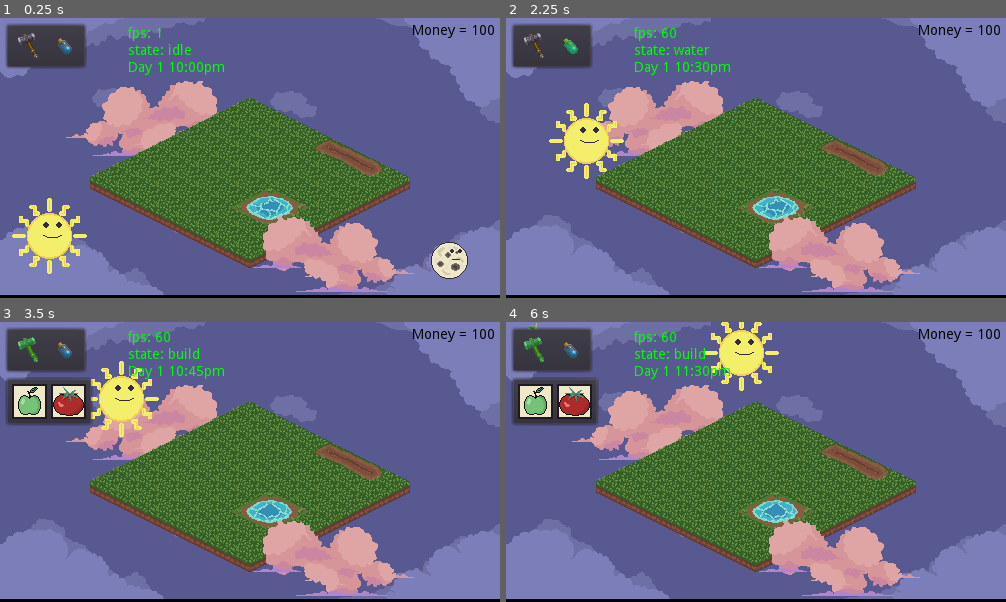
Above: before the commit, frames 1-4 (two rows, left to right).
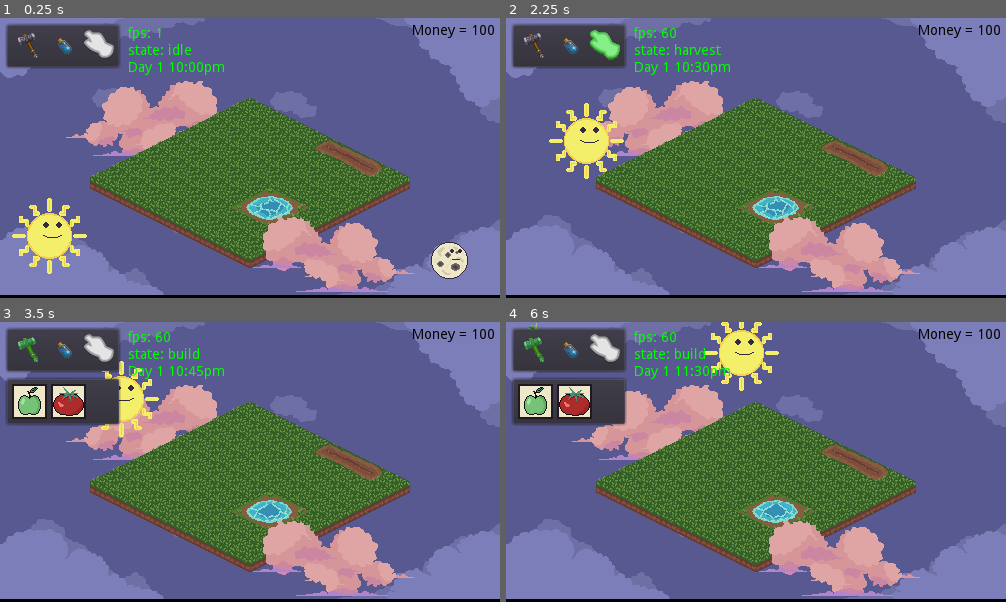
Above: after the commit, the same moments.

Repository: Valentino-02/New-Wild-Jam
Game: Godot game, scene res://src/levels/Test_Level.tscn
Two runs of this game, one before a commit and one after it. Both use one fixed random seed, a clock stepped at 60 frames per second and the inputs below.
Inputs (mouse positions are in pixels of both pictures, inside the frame that each line leads up to):
- Up to frame 1 (0.25 s): no input
- Up to frame 2 (2.25 s): click (536, 46) at 0.5 s; click (571, 46) at 1.25 s; click (606, 46) at 2.02 s
- Up to frame 3 (3.5 s): click (30, 350) at 2.75 s
- Up to frame 4 (6 s): click (576, 400) at 3.52 s; click (571, 350) at 4.25 s; click (606, 350) at 5.02 s; click (536, 350) at 5.75 s

The runs differ from the first frame. In frame 1, 1.1% of the frame differs, in the area x 16-24%, y 1-18%; in frame 2, 1.4%; in frame 3, 2.1%, in the area x 16-25%, y 1-38%; in frame 4, 2.1%.

Commit message:
Added harvest tool

Diff:
--- a/src/UI/ActionMenu.tscn
+++ b/src/UI/ActionMenu.tscn
@@ -6,6 +6,9 @@
 [ext_resource path="res://assets/sprites/UI/water_icon.png" type="Texture" id=4]
 [ext_resource path="res://assets/sprites/UI/build_icon_pressed.png" type="Texture" id=5]
 [ext_resource path="res://assets/sprites/UI/water_icon_pressed.png" type="Texture" id=6]
+[ext_resource path="res://src/UI/Info_Panel.tscn" type="PackedScene" id=7]
+[ext_resource path="res://assets/sprites/UI/harvest_icon.png" type="Texture" id=8]
+[ext_resource path="res://assets/sprites/UI/harvest_icon_pressed.png" type="Texture" id=9]
 
 [node name="ActionMenu" type="Control"]
 anchor_right = 1.0
@@ -23,14 +26,14 @@
 margin_bottom = 51.0
 
 [node name="PanelContainer" type="PanelContainer" parent="VBoxContainer"]
-margin_right = 82.0
+margin_right = 116.0
 margin_bottom = 46.0
 size_flags_horizontal = 0
 
 [node name="HBoxContainer" type="HBoxContainer" parent="VBoxContainer/PanelContainer"]
 margin_left = 7.0
 margin_top = 7.0
-margin_right = 75.0
+margin_right = 109.0
 margin_bottom = 39.0
 
 [node name="BuildButton" type="TextureButton" parent="VBoxContainer/PanelContainer/HBoxContainer"]
@@ -50,6 +53,18 @@
 texture_normal = ExtResource( 4 )
 texture_pressed = ExtResource( 6 )
 
+[node name="HarvestButton" type="TextureButton" parent="VBoxContainer/PanelContainer/HBoxContainer"]
+margin_left = 72.0
+margin_right = 102.0
+margin_bottom = 32.0
+toggle_mode = true
+action_mode = 0
+texture_normal = ExtResource( 8 )
+texture_pressed = ExtResource( 9 )
+__meta__ = {
+"_edit_use_anchors_": false
+}
+
 [node name="BuildList" parent="VBoxContainer" instance=ExtResource( 2 )]
 visible = false
 anchor_right = 0.0
@@ -58,5 +73,12 @@
 margin_right = 82.0
 margin_bottom = 64.0
 
+[node name="InfoPanel" parent="VBoxContainer" instance=ExtResource( 7 )]
+visible = false
+margin_top = 50.0
+margin_right = 82.0
+margin_bottom = 64.0
+
 [connection signal="toggled" from="VBoxContainer/PanelContainer/HBoxContainer/BuildButton" to="." method="_on_BuildButton_toggled"]
 [connection signal="toggled" from="VBoxContainer/PanelContainer/HBoxContainer/WaterButton" to="." method="_on_WaterButton_toggled"]
+[connection signal="toggled" from="VBoxContainer/PanelContainer/HBoxContainer/HarvestButton" to="." method="_on_HarvestButton_toggled"]
--- a/src/UI/Action_Menu.gd
+++ b/src/UI/Action_Menu.gd
@@ -3,23 +3,36 @@
 var game_manager = preload("res://src/systems/managers/Game_Manager.tres")
 
 onready var build_list = $VBoxContainer/BuildList
+onready var info_panel = $VBoxContainer/InfoPanel
 onready var build_button = $VBoxContainer/PanelContainer/HBoxContainer/BuildButton
 onready var water_button = $VBoxContainer/PanelContainer/HBoxContainer/WaterButton
-
-func _on_WaterButton_toggled(_button_pressed: bool) -> void:
-	if water_button.pressed:
-		build_button.pressed = false
-		game_manager.state = "water"
-	_fix_state()
+onready var harvest_button = $VBoxContainer/PanelContainer/HBoxContainer/HarvestButton
 
 func _on_BuildButton_toggled(_button_pressed: bool) -> void:
 	if build_button.pressed:
 		water_button.pressed = false
+		harvest_button.pressed = false
 		game_manager.state = "build"
 
 	build_list.visible = build_button.pressed
 	_fix_state()
 
+func _on_WaterButton_toggled(_button_pressed: bool) -> void:
+	if water_button.pressed:
+		build_button.pressed = false
+		harvest_button.pressed = false
+		game_manager.state = "water"
+	_fix_state()
+
+func _on_HarvestButton_toggled(button_pressed: bool) -> void:
+	if harvest_button.pressed:
+		build_button.pressed = false
+		water_button.pressed = false
+		game_manager.state = "harvest"
+
+	info_panel.visible = harvest_button.pressed
+	_fix_state()
+
 func _fix_state() -> void:
-	if not build_button.pressed and not water_button.pressed:
+	if not build_button.pressed and not water_button.pressed and not harvest_button.pressed:
 		game_manager.state = "idle"
Not shown: 1 places in src/UI/ActionMenu.tscn that only renumber resources
